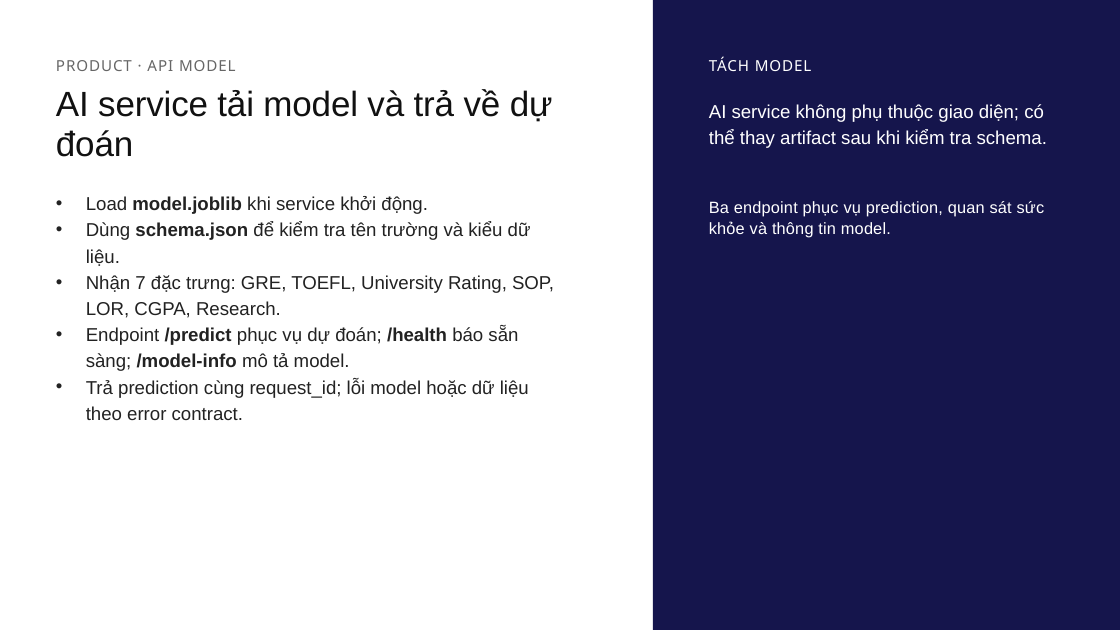
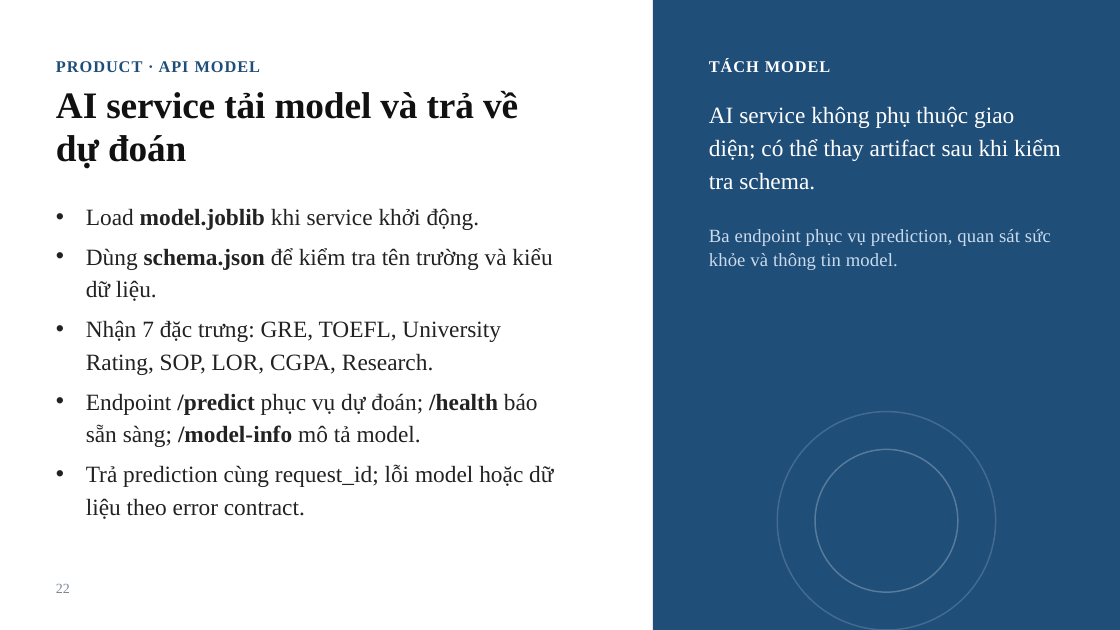
Before and after one commit to hiudz377/02_10123298_10123135_DuDoanKhaNangTrungTuyenSauDaiHoc, a slide deck: slide 22 of docs/slide.pptx. Drawn at 1120x630 pixels with LibreOffice and Linux fonts; fonts in the diff are those of the drawing; background and template pictures are left out. Boxes give left, top, right and bottom in pixels: in the first picture for what was removed or moved away, otherwise in the second. Text is boxed around its words. In the diff, an @@ line names an element or a change of style, - is before the commit and + after.

```diff
--- a/docs/slide.pptx
+++ b/docs/slide.pptx
@@ rectangle at <box>653,0,1120,630</box>: fill #15154C to #1F4E79 @@
@@ text "PRODUCT · API MODEL" at <box>56,61,260,72</box>: size 13 to 14 pt, font Noto Sans to Times New Roman, text colour #666666 to #1F4E79, bold on @@
@@ text "TÁCH MODEL" at <box>709,59,830,72</box>: size 13 to 14 pt, font Noto Sans to Times New Roman, bold on @@
@@ text "AI service tải model và ..." at <box>56,90,518,168</box>: size 30 to 32 pt, font Arial to Times New Roman, bold on @@
@@ text "AI service không phụ thuộc ..." at <box>709,106,1061,190</box>: size 16 to 20 pt, font Arial to Times New Roman @@
@@ text "Load model.joblib khi service khởi ...": place and size @@
-text "Load model.joblib khi service khởi ..." at <box>86,196,554,420</box>
+text "Load model.joblib khi service khởi ..." at <box>86,208,553,519</box>
@@ text "Load model.joblib khi service khởi ..." at <box>86,208,553,519</box>: size 16 to 20 pt, font Arial to Times New Roman; more space between paragraphs @@
@@ text "Ba endpoint phục vụ prediction, ...": place and size @@
-text "Ba endpoint phục vụ prediction, ..." at <box>709,201,1045,238</box>
+text "Ba endpoint phục vụ prediction, ..." at <box>709,229,1051,270</box>
@@ text "Ba endpoint phục vụ prediction, ..." at <box>709,229,1051,270</box>: size 14 to 16 pt, font Arial to Times New Roman, text colour #FFFFFF to #C9DBEC @@
@@ ellipse added at <box>777,412,996,630</box>, outline #FFFFFF 1.25 pt @@
@@ ellipse added at <box>815,450,958,592</box>, outline #FFFFFF 1.25 pt @@
@@ page number added at <box>56,584,70,593</box>, 12 pt, text #7A8794 @@
+22
```
Also in this commit, not shown: 22 other slides changed.
